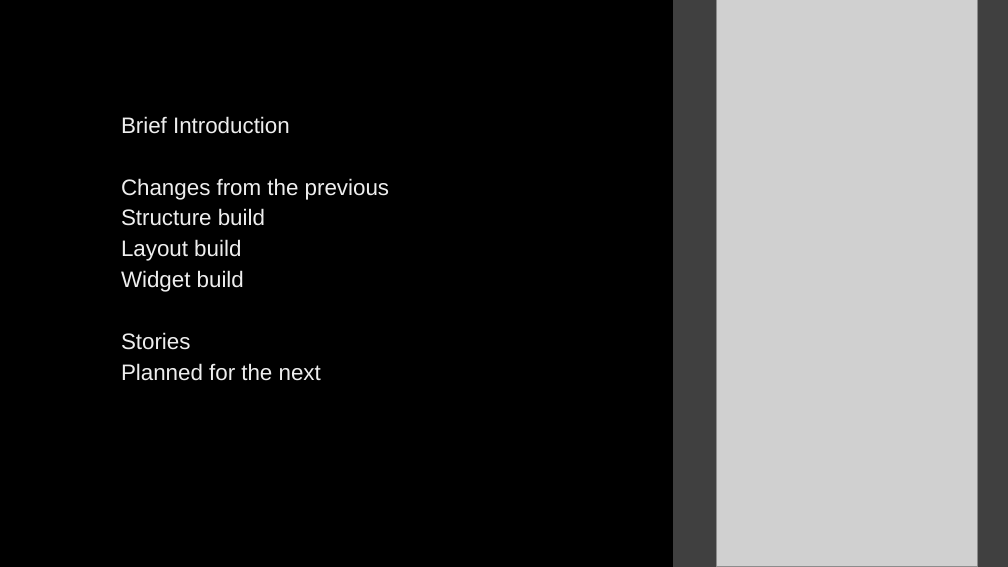
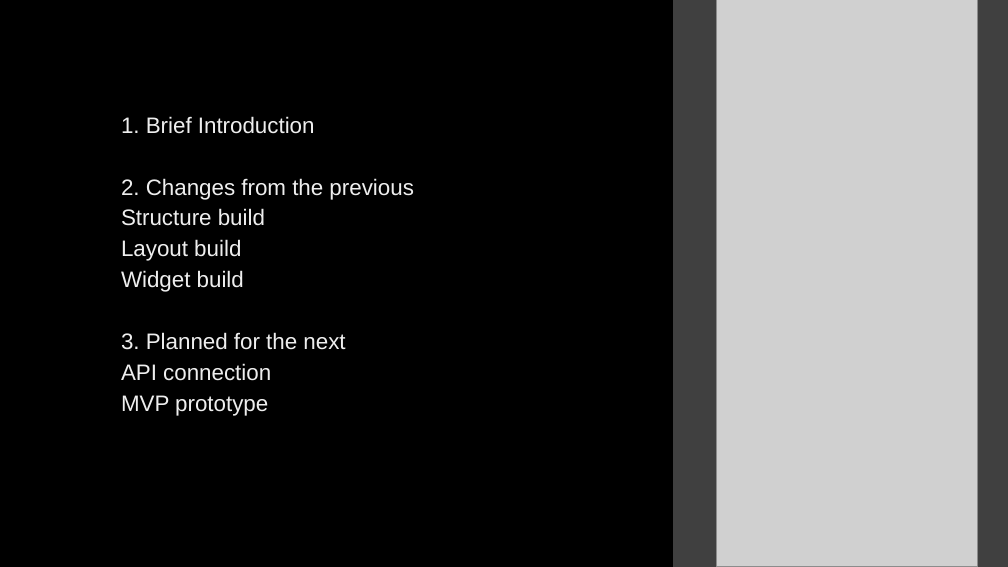
Before and after one commit to csc0007/CS501_GroupWork, a slide deck: slide 2 of Homework7/Presentation1.pptx. Drawn at 1008x567 pixels with LibreOffice and Linux fonts; fonts in the diff are those of the drawing; grey boxes stand for pictures. Boxes give left, top, right and bottom in pixels: in the first picture for what was removed or moved away, otherwise in the second. Text is boxed around its words. In the diff, an @@ line names an element or a change of style, - is before the commit and + after.

```diff
--- a/Homework7/Presentation1.pptx
+++ b/Homework7/Presentation1.pptx
@@ text at bbox=[121, 116, 413, 200]: text changed @@
-● Brief Introduction
-● Changes from the previous
+● 1. Brief Introduction
+● 2. Changes from the previous
@@ text at bbox=[121, 332, 345, 416]: text changed @@
-● Stories
-● Planned for the next
+● 3. Planned for the next
+● API connection
+● MVP prototype
```
Also in this commit, not shown: 3 other slides changed, 1 slide added.
